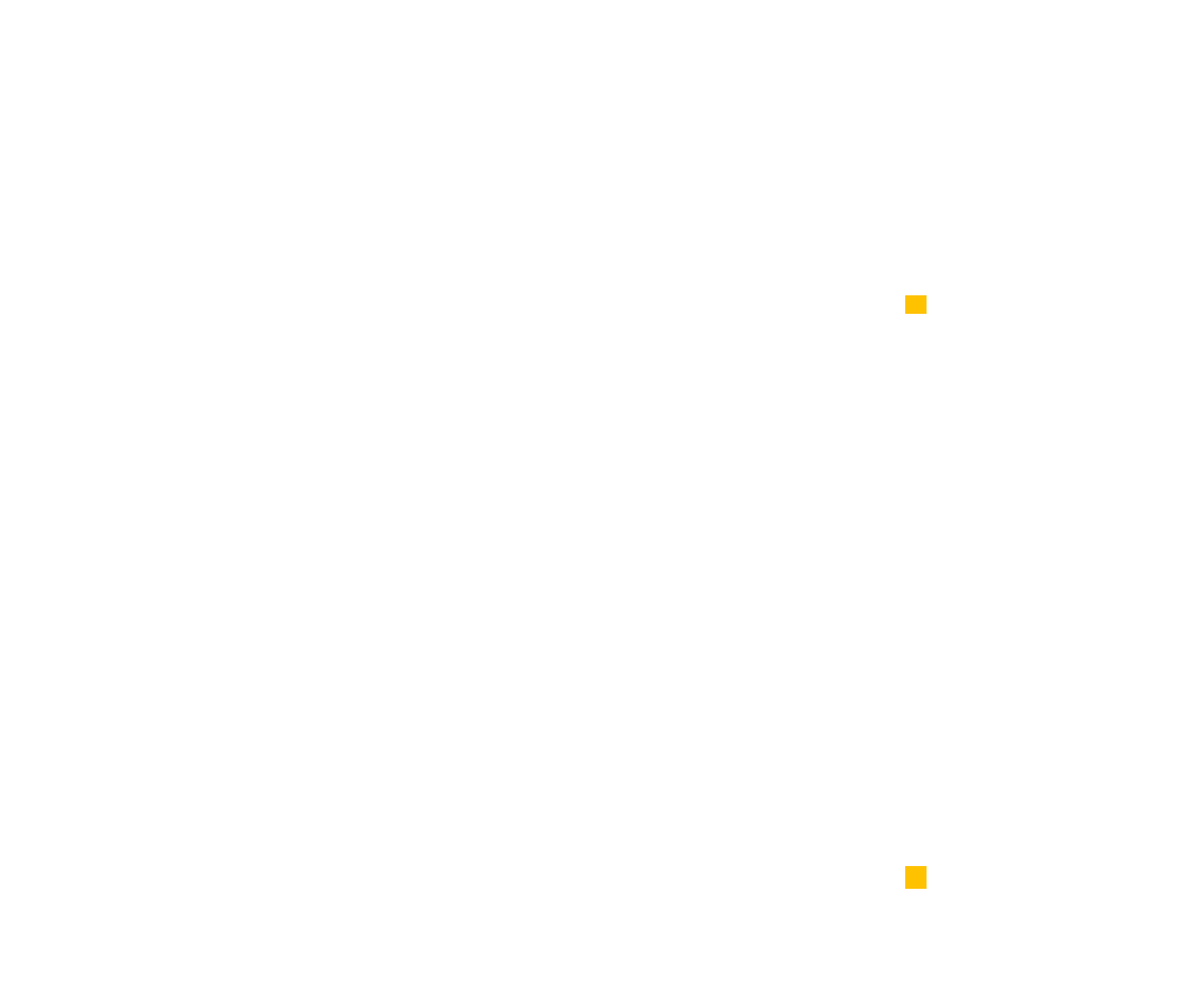
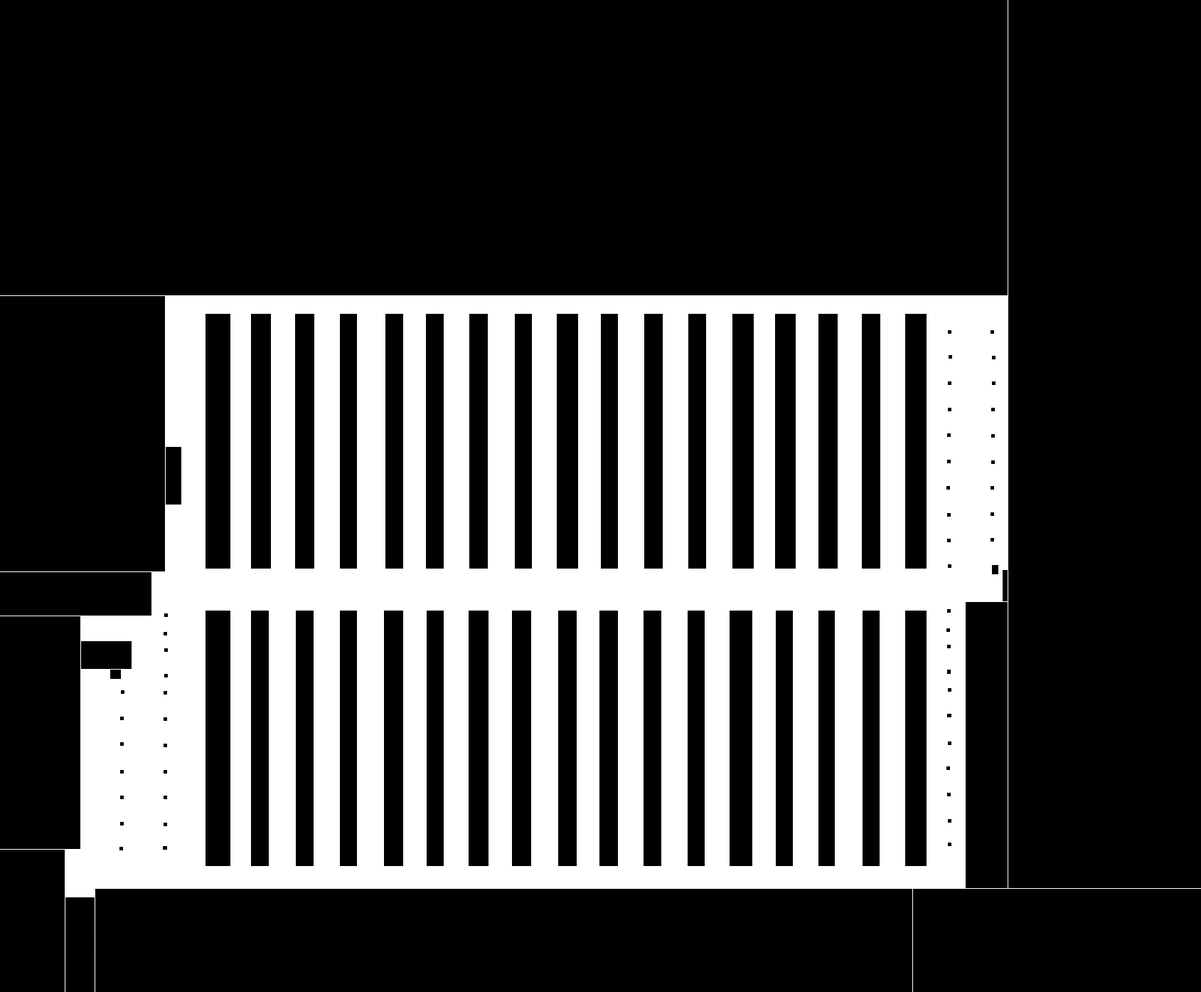
Comparing the layer stacks of the two 1201px x 992px images. Changes:
renamed "One way East" to "One way West - East", hid it over [905, 295, 927, 889]
showed "Poles" over [119, 330, 999, 851]
added layer "Supervisor's desk" above "Racks" over [965, 601, 1008, 888]
showed "Racks" over [205, 313, 927, 866]
showed "Border", painted on it over [0, 0, 1201, 992]
showed "Empty space" over [0, 0, 1201, 992]
showed "hbc-base.pgm" over [0, 0, 1201, 992]
